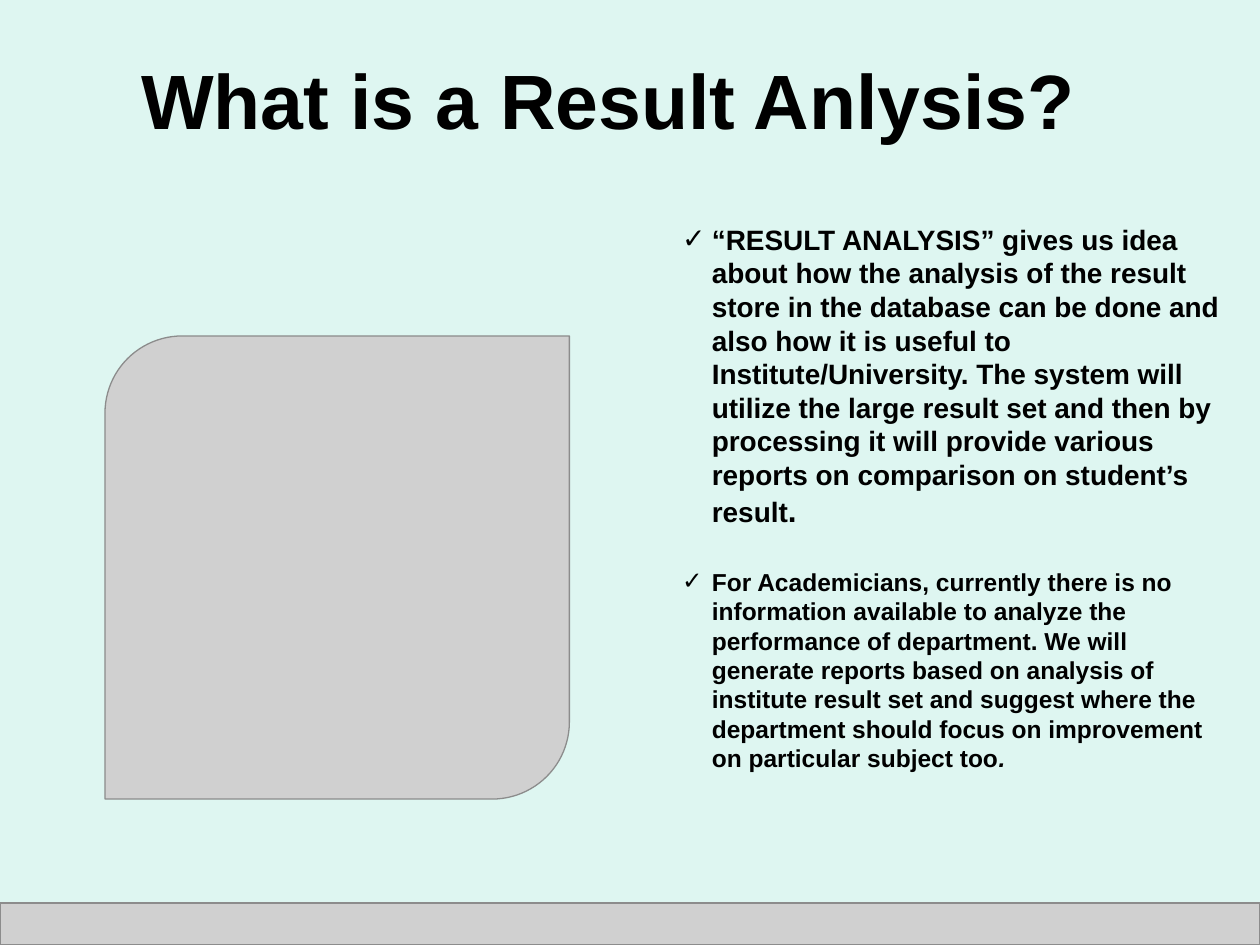
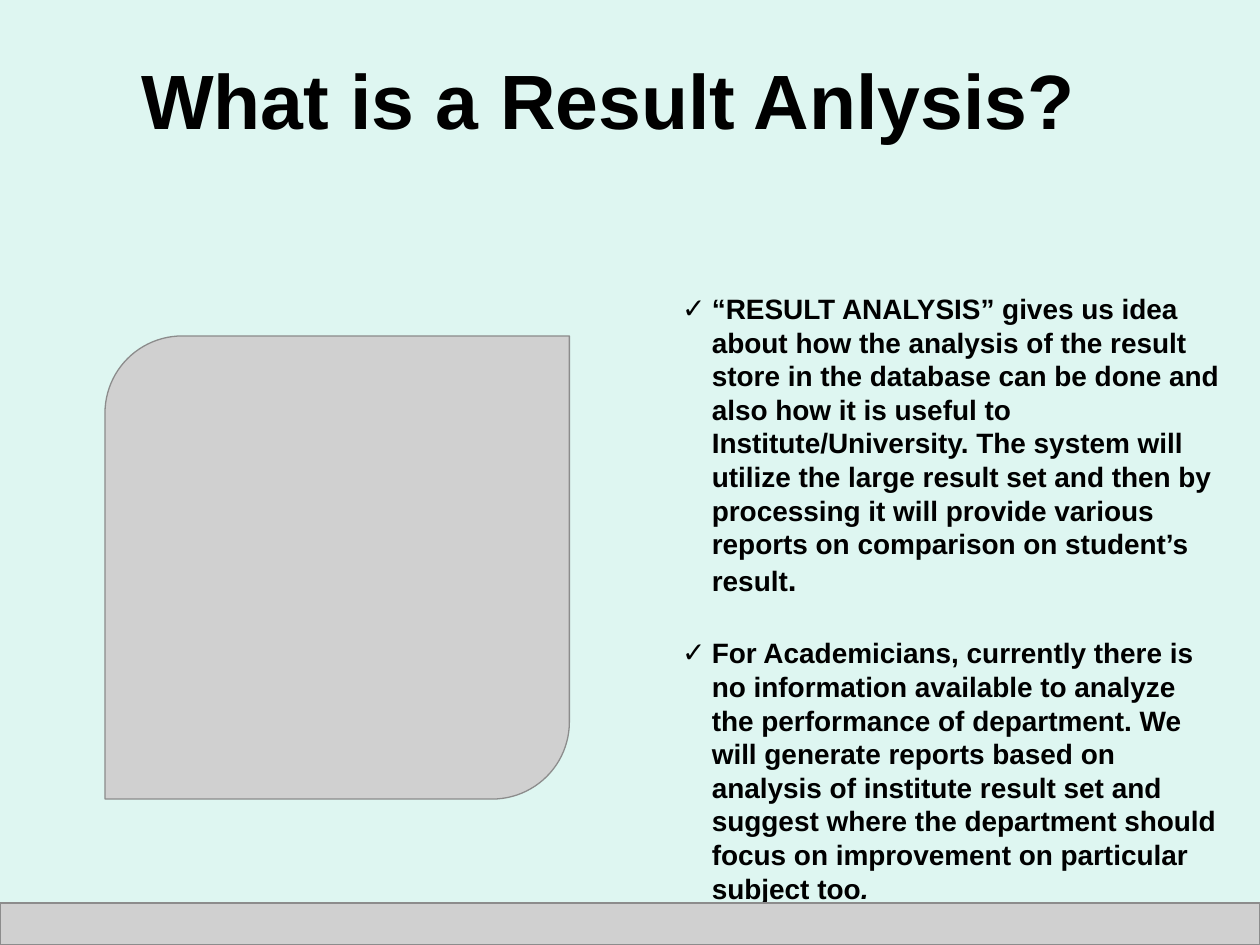
Before and after one commit to saurabhshukla123/Work, a slide deck: slide 3 of resultanalysis presentation/resultAnalysis.pptx. Drawn at 1260x945 pixels with LibreOffice and Linux fonts; fonts in the diff are those of the drawing; grey boxes stand for pictures; background and template pictures are left out. Boxes give left, top, right and bottom in pixels: in the first picture for what was removed or moved away, otherwise in the second. Text is boxed around its words. In the diff, an @@ line names an element or a change of style, - is before the commit and + after.

```diff
--- a/resultanalysis presentation/resultAnalysis.pptx
+++ b/resultanalysis presentation/resultAnalysis.pptx
@@ text "“RESULT ANALYSIS” gives us idea ...": place and size @@
-text "“RESULT ANALYSIS” gives us idea ..." at [712,229,1219,772]
+text "“RESULT ANALYSIS” gives us idea ..." at [712,298,1219,904]
@@ text at [712,642,1215,904]: size 14 to 16 pt in "For Academicians, currently there is no information ..." @@
```
Also in this commit, not shown: 3 other slides changed, 4 slides added, 1 slide removed.
